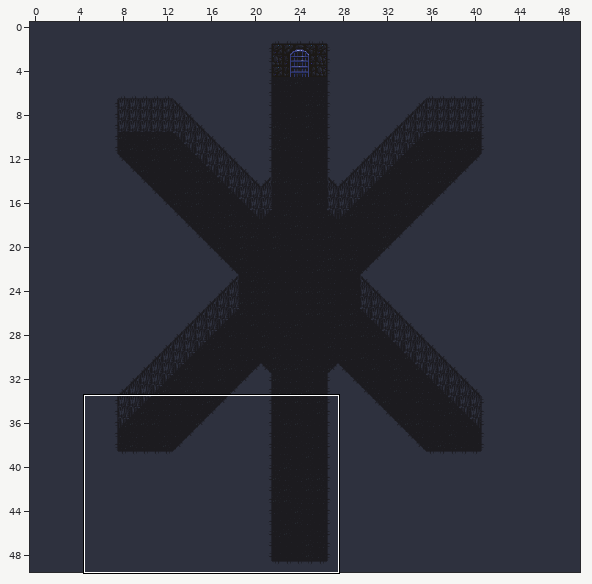
Tiled map: public/maps/room3.tmx. The picture above shows the old version from afar; the outline marks the close-up.
Close-up. As it was:
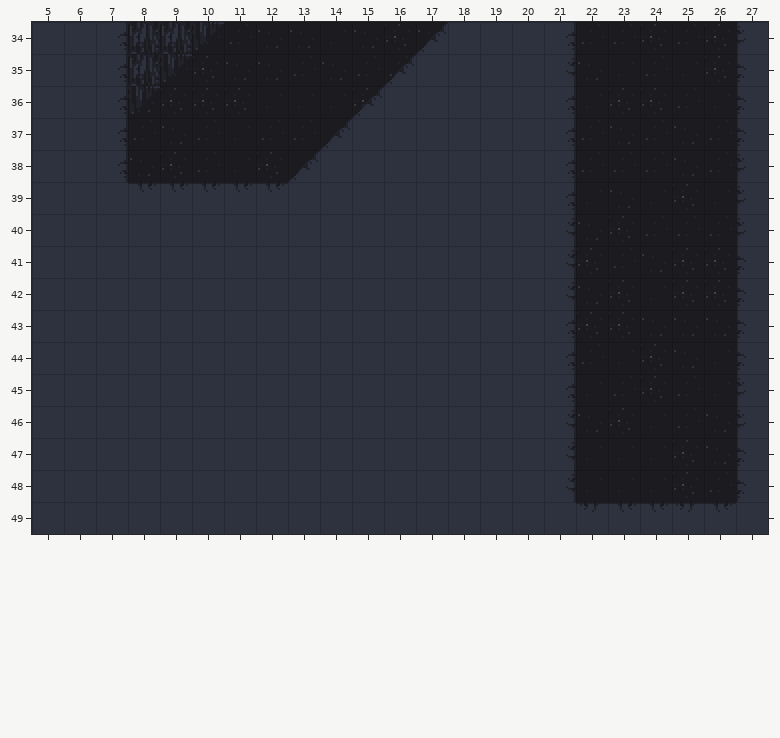
Cells are 16x16 px. Shown: x 5..27, y 34..49. The commit also changed other parts of the map, which this record leaves out.
The result:
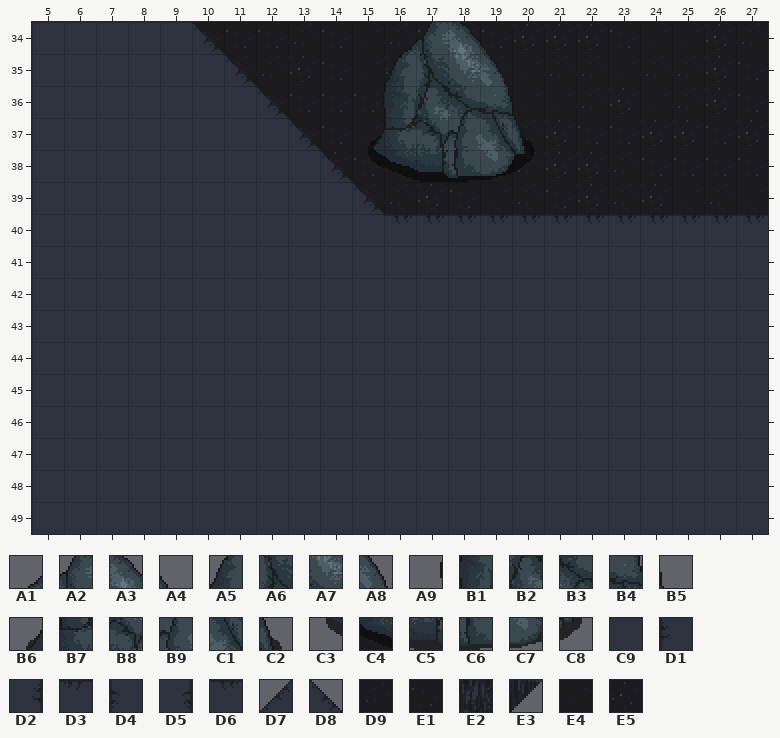
Key: from "Objects_atlas": A1 188, A2 189, A3 190, A4 191, A5 205, A6 206, A7 207, A8 208, A9 221, B1 222, B2 223, B3 224, B4 225, B5 226, B6 238, B7 239, B8 240, B9 241, C1 242, C2 243, C3 255, C4 256, C5 257, C6 258, C7 259, C8 260; from "tileset": C9 0, D1 2, D2 2 flipped left-right, D3 2 flipped on the diagonal, D4 2 flipped up-down, D5 2 turned 180, D6 2 turned 90, D7 4, D8 4 turned 90, D9 6, E1 7, E2 9, E3 10 flipped left-right, E4 14, E5 15.
__ is an empty cell, ## one hidden under a higher layer.
See-through tiles are keyed as they look on the map.
Edits made:
Layer "Floor":
y 34: x 10 D9 -> E1; x 16 E5 -> D9; x 19..22 ## ## ## D9 -> E1 E5 E5 E5; x 24 E5 -> E4; x 27 ## -> D9
y 35: x 9 D9 -> ##; x 11 E1 -> D9; x 13 D9 -> E5; x 16 D9 -> E5; x 20..21 ## ## -> E4 D9; x 27 ## -> E1
y 36: x 8..9 E1 E5 -> ## ##; x 11..12 E5 E4 -> ## E1; x 15 E5 -> E1; x 20..21 ## ## -> E4 E4; x 24 E5 -> E4; x 26..27 E4 ## -> E5 E1
y 37: x 8..11 D9 E1 D9 E4 -> ## ## ## ##; x 13..15 D9 E4 ## -> E1 E1 E4; x 20..21 ## ## -> D9 E5; x 24..25 D9 E1 -> E5 E5
y 38: x 9..12 E5 D9 E4 E5 -> ## ## ## ##; x 15..22 ## ## ## ## ## ## ## D9 -> E1 E4 E1 E4 E5 D9 E5 E5
y 39: x 15..20 ## ## ## ## ## ## -> D9 D9 E5 E1 E4 D9; x 22 E4 -> E5; x 24..25 E4 E5 -> E5 E4; x 27 ## -> E4
y 40: x 22..26 E1 E5 D9 D9 D9 -> ## ## ## ## ##
y 41: x 22 E5 -> ##; x 24..26 E1 E5 E5 -> ## ## ##
y 42: x 22..23 E1 E5 -> ## ##; x 25..26 E5 E5 -> ## ##
y 43: x 22..25 E5 E5 E1 E1 -> ## ## ## ##
y 44: x 22..23 D9 E4 -> ## ##; x 25..26 E1 E4 -> ## ##
y 45: x 23 D9 -> ##; x 25..26 D9 E4 -> ## ##
y 46: x 22..26 E1 E5 E4 D9 E1 -> ## ## ## ## ##
y 47: x 22..26 E4 E4 E4 E5 E1 -> ## ## ## ## ##
y 48: x 23..25 E4 E4 E5 -> ## ## ##
Layer "Tile Layer Background":
y 34: x 7..10 D5 E2 E2 E3 -> C9 C9 C9 D8; x 16..21 __ D7 C9 C9 C9 D5 -> A1 A2 A3 A4 __ __; x 27 D1 -> __
y 35: x 7..11 D5 E2 E3 __ __ -> C9 C9 C9 C9 D8; x 16..21 D7 C9 C9 C9 C9 D2 -> A5 A6 A7 A8 __ __; x 27 D4 -> __
y 36: x 7..12 D5 E3 __ __ __ __ -> C9 C9 C9 C9 C9 D8; x 15..21 D7 C9 C9 C9 C9 C9 D5 -> A9 B1 B2 B3 B4 B5 __; x 27 D4 -> __
y 37: x 7..21 D5 __ __ __ __ __ __ D7 C9 C9 C9 C9 C9 C9 D5 -> C9 C9 C9 C9 C9 C9 D8 __ B6 B7 B8 B9 C1 C2 __; x 27 D4 -> __
y 38: x 7..21 D5 __ __ __ __ __ D7 C9 C9 C9 C9 C9 C9 C9 D5 -> C9 C9 C9 C9 C9 C9 C9 D8 C3 C4 C5 C6 C7 C8 __; x 27 D1 -> __
y 39: x 8..12 D6 D6 D6 D6 D6 -> C9 C9 C9 C9 C9; x 15..21 C9 C9 C9 C9 C9 C9 D5 -> D8 __ __ __ __ __ __; x 27 D1 -> __
y 40: x 16..27 C9 C9 C9 C9 C9 D2 __ __ __ __ __ D1 -> D6 D6 D6 D6 D6 D6 D6 D6 D6 D6 D6 D6
y 41..42: x 21..27 D2 __ __ __ __ __ D4 -> C9 C9 C9 C9 C9 C9 C9
y 43..44: x 21..27 D5 __ __ __ __ __ D4 -> C9 C9 C9 C9 C9 C9 C9
y 45: x 21..27 D5 __ __ __ __ __ D1 -> C9 C9 C9 C9 C9 C9 C9
y 46: x 21..27 D2 __ __ __ __ __ D1 -> C9 C9 C9 C9 C9 C9 C9
y 47..48: x 21..27 D2 __ __ __ __ __ D4 -> C9 C9 C9 C9 C9 C9 C9
y 49: x 22..26 D3 D6 D6 D3 D6 -> C9 C9 C9 C9 C9
Pixel boxes of the changes (left, top, right, bottom) in both close-ups:
changed: (118, 22, 768, 512)
